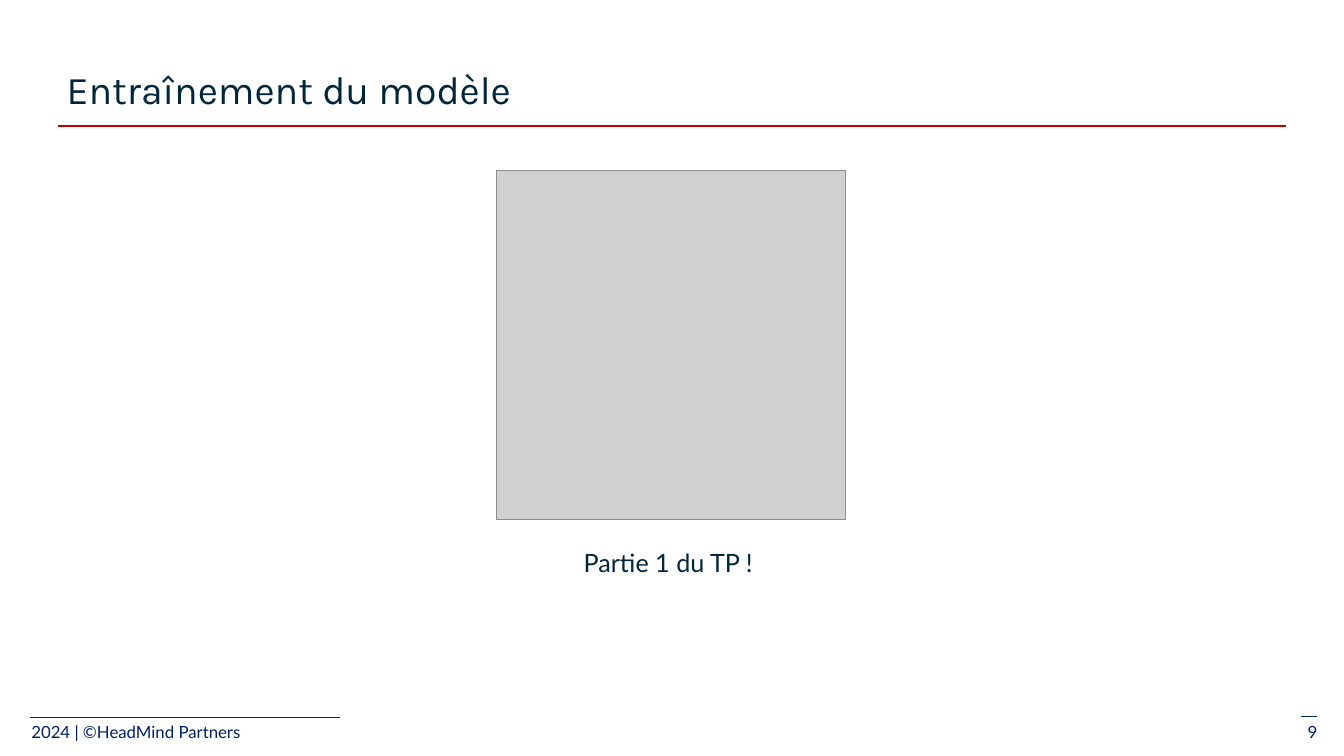
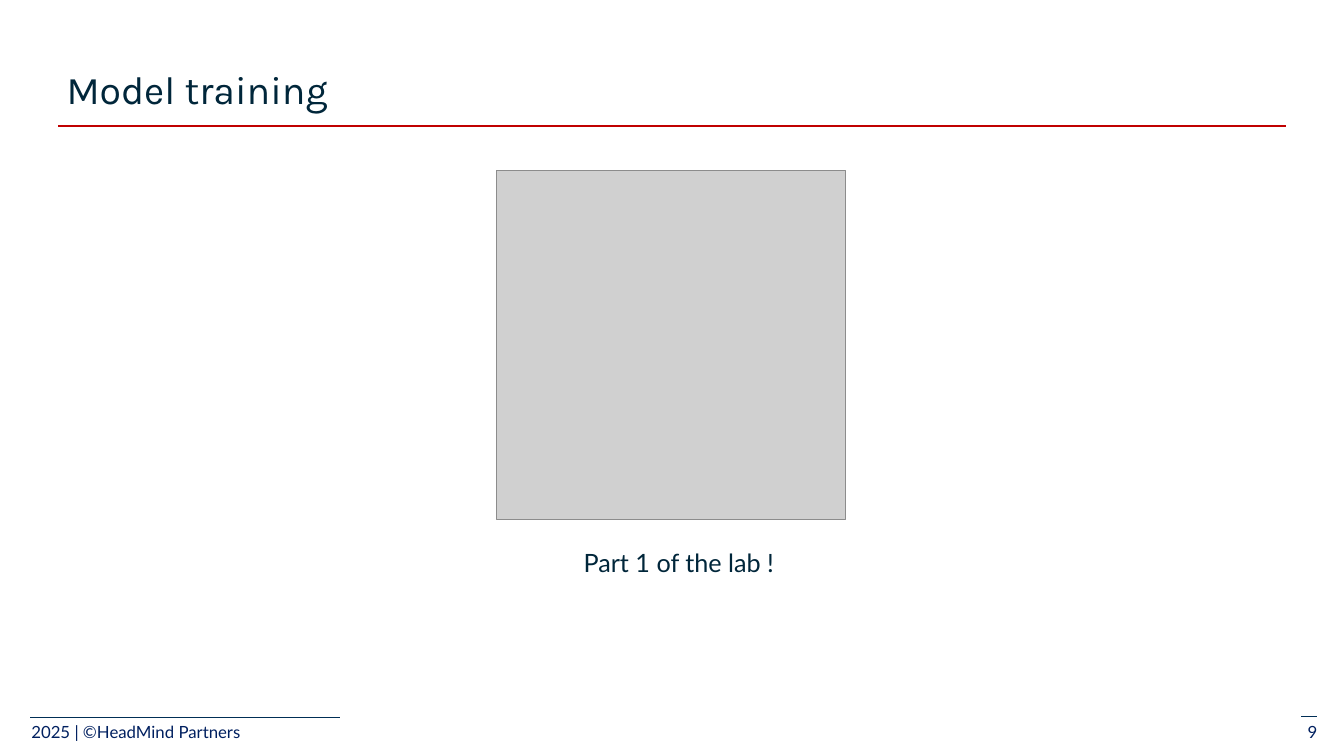
Before and after one commit to plpv/mlops-azure-course, a slide deck: slide 9 of slides/2_deploy-model_azure/2-Train and deploy ML models.pptx. Drawn at 1344x756 pixels with LibreOffice and Linux fonts; fonts in the diff are those of the drawing; grey boxes stand for pictures; background and template pictures are left out. Boxes give left, top, right and bottom in pixels: in the first picture for what was removed or moved away, otherwise in the second. Text is boxed around its words. In the diff, an @@ line names an element or a change of style, - is before the commit and + after.

```diff
--- a/slides/2_deploy-model_azure/2-Train and deploy ML models.pptx
+++ b/slides/2_deploy-model_azure/2-Train and deploy ML models.pptx
@@ title at bbox=[67, 77, 328, 114]: text changed @@
-Entraînement du modèle
+Model training
@@ text at bbox=[584, 553, 761, 573]: text changed @@
-Partie 1 du TP !
+Part 1 of the lab !
@@ text at bbox=[31, 725, 241, 738]: text changed @@
-2024 | ©HeadMind Partners
+2025 | ©HeadMind Partners
```
Also in this commit, not shown: 13 other slides changed, 1 slide added, 1 slide removed.
